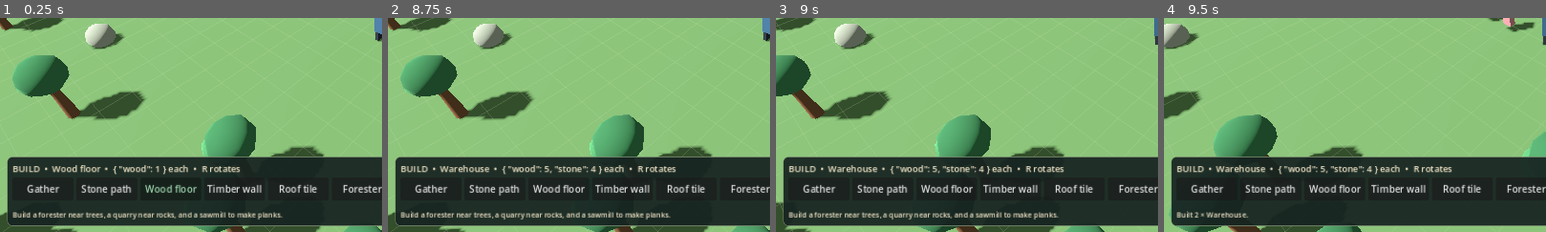
Above: before the commit, frames 1-4 (left to right).
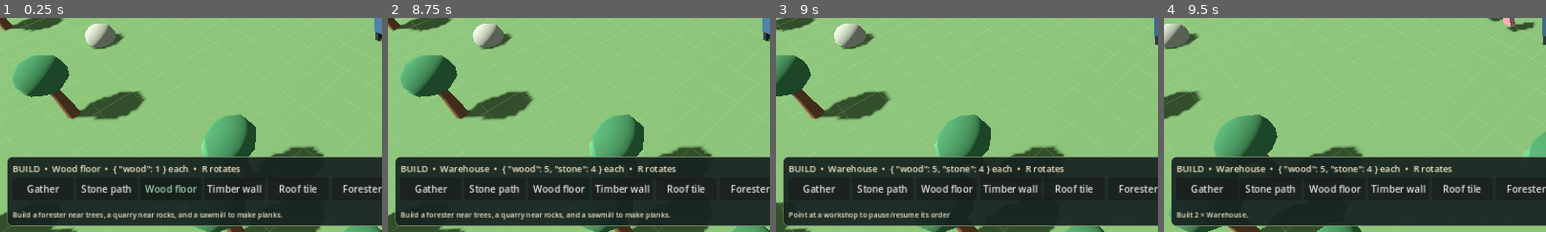
Above: after the commit, the same moments.

Repository: sdhaight1-hash/Reverse-Engineer-HavenCraft
Game: Godot game, scene res://scenes/main.tscn
Same seed, same stepped clock (60 frames per second), same inputs: the game is played once before the commit and once after it.
Inputs (mouse positions are % of the whole screen's width and height, from its top left):
- Up to frame 1 (0.25 s): no input
- Up to frame 2 (8.75 s): click "Gather" at 0.5 s; click "Stone path" at 1.25 s; click "Wood floor" at 2 s; click "Timber wall" at 2.75 s; click "Roof tile" at 3.5 s; click "Forester" at 4.25 s; click "Quarry" at 5 s; click "Farm" at 5.75 s; click "Sawmill" at 6.5 s; click "Home" at 7.25 s; click "Warehouse" at 8 s
- Up to frame 3 (9 s): tap Enter at 8.75 s; move the mouse to (72, 45) at 8.77 s; hold D from 8.78 s (still down); tap P at 8.85 s; click (72, 45) at 8.92 s
- Up to frame 4 (9.5 s): keep holding D
The pictures show only the part of the screen within x 0-50%, y 50-100%; the shares and areas given below are measured in that part.

Frames 1-2 are identical in both runs. In frame 3, 1.2% of the frame differs, in the area x 3-74%, y 90-95%; in frame 4, nothing differs.

Commit message:
feat: let players pause/resume a workshop's persistent work order with P

Diff:
--- a/scripts/main.gd
+++ b/scripts/main.gd
@@ -188,7 +188,7 @@
 		button.pressed.connect(_select_tool.bind(kind))
 		bar.add_child(button)
 		palette_buttons[kind] = button
-	message_label = _make_label("WASD move • Right-drag orbit • Scroll zoom • Left-click/drag build • Q pipette • R rotate • F1 speed • F5 save • F9 load", 12)
+	message_label = _make_label("WASD move • Right-drag orbit • Scroll zoom • Left-click/drag build • Q pipette • R rotate • P pause plot • F1 speed • F5 save • F9 load", 12)
 	bottom_col.add_child(message_label)
 	_select_tool(current_tool)
 
@@ -423,6 +423,16 @@
 			KEY_R:
 				placement_rotation = posmod(placement_rotation + 1, 4)
 				_preview_signature = ""
+			KEY_P:
+				var cell := _pointed_cell()
+				var station_key := SettlementModel.build_key(cell.x, cell.y, "object")
+				if sim.plots.has(station_key):
+					var active: bool = bool(sim.order_for(station_key).get("active", false))
+					sim.set_order_active(station_key, not active)
+					_notify("Plot order %s" % ("resumed" if active == false else "paused"))
+					_update_hud()
+				else:
+					_notify("Point at a workshop to pause/resume its order")
 			KEY_F1:
 				simulation_speed = 1.0 if simulation_speed > 1.0 else 8.0
 				_notify("Simulation: %dx" % int(simulation_speed))
